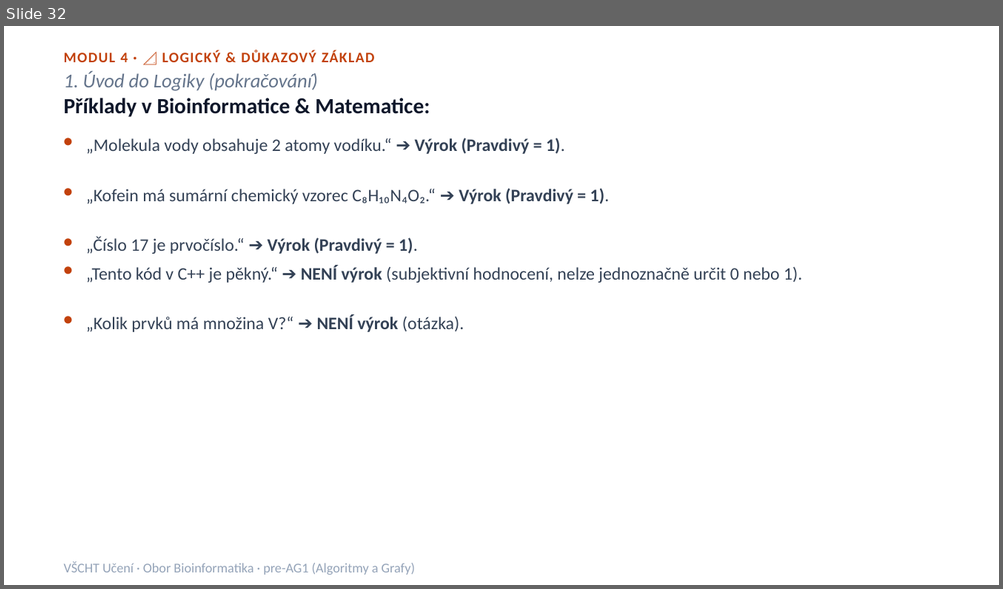
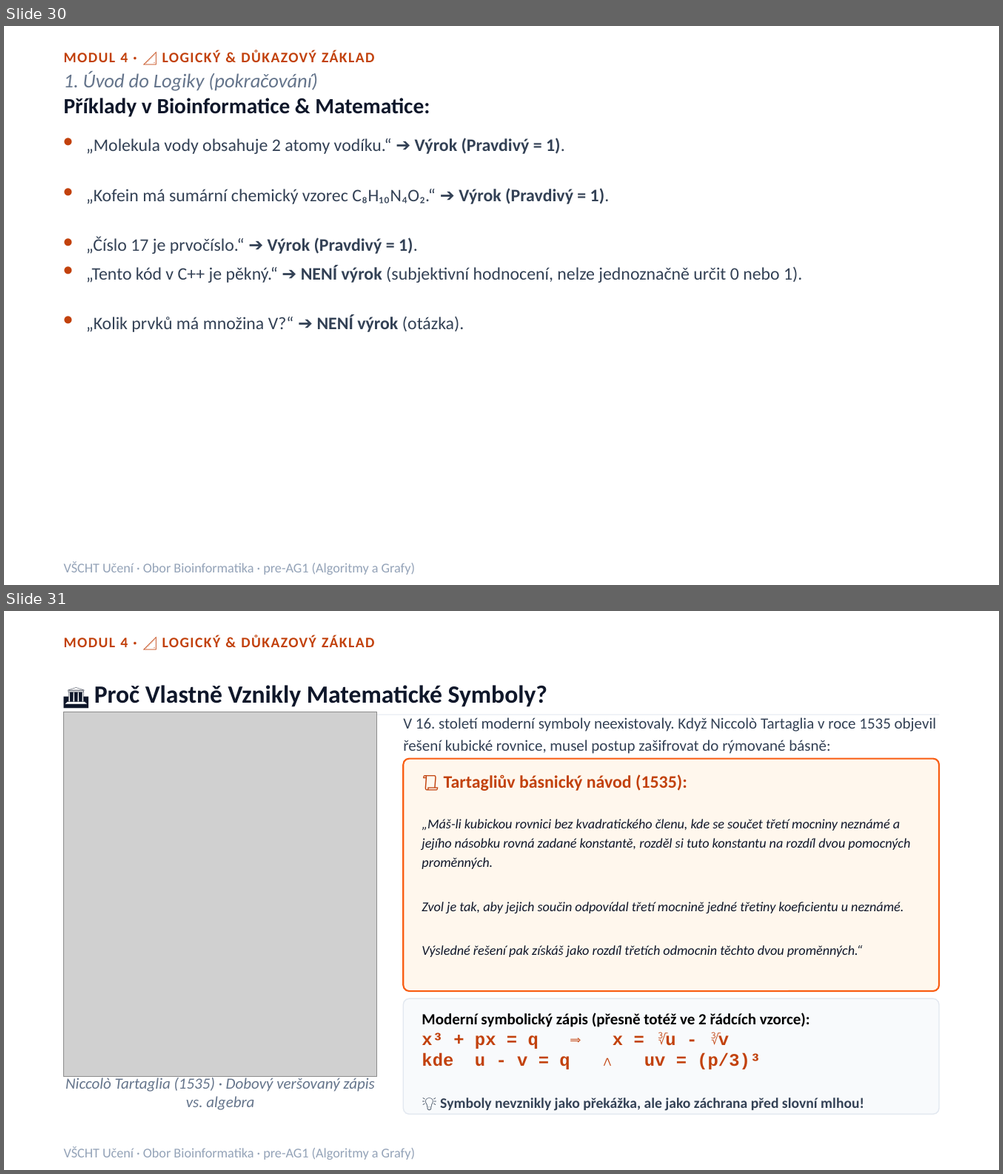
Before and after one commit to kolardavidcz/vscht-uceni-web, a slide deck: pre-ag1-kurz.pptx. Shown one above the other, each under a label of ours: slide 32 before the commit, slides 30 and 31 after it. The pictures are 1003x589 and 1003x1174 pixels, drawn with LibreOffice and Linux fonts; fonts in the diff are those of the drawing; grey boxes stand for pictures. Boxes give left, top, right and bottom in pixels: in the first picture for what was removed or moved away, otherwise in the second. Text is boxed around its words. In the diff, an @@ line names an element or a change of style, - is before the commit and + after.

Commit message:
feat(pre-ag1): add Tartaglia cubic equation poem and historical motivation before symbols overview, and sync Module 2 slides

```diff
--- a/pre-ag1-kurz.pptx
+++ b/pre-ag1-kurz.pptx
@@ slide 31 added at (4,611,999,1170), background #FFFFFF @@
@@ text added at (64,635,374,647), 14 pt, text #C2410C, bold @@
+MODUL 4 · 📐 LOGICKÝ & DŮKAZOVÝ ZÁKLAD
@@ text added at (94,685,547,707), 24 pt, text #0F172A, bold @@
+🏛️ Proč Vlastně Vznikly Matematické Symboly?
@@ line added from (64, 715) to (939, 715), #E2E8F0 0.75 pt @@
@@ picture added at (64,712,377,1077) @@
@@ text added at (403,718,936,754), 15 pt, text #334155 @@
+V 16. století moderní symboly neexistovaly. Když Niccolò Tartaglia v roce 1535 objevil řešení kubické rovnice, musel postup zašifrovat do rýmované básně:
@@ rounded rectangle added at (403,759,939,991), fill #FFF7ED, outline #F95D12 1.5 pt @@
@@ text added at (421,775,910,957), 13 pt, text #0F172A, italic @@
+📜 Tartagliův básnický návod (1535):
+„Máš-li kubickou rovnici bez kvadratického členu, kde se součet třetí mocniny neznámé a jejího násobku rovná zadané konstantě, rozděl si tuto konstantu na rozdíl dvou pomocných proměnných.
+Zvol je tak, aby jejich součin odpovídal třetí mocnině jedné třetiny koeficientu u neznámé.
+Výsledné řešení pak získáš jako rozdíl třetích odmocnin těchto dvou proměnných.“
@@ rounded rectangle added at (403,999,939,1115), fill #F8FAFC, outline #E2E8F0 1 pt @@
@@ text added at (421,1013,864,1111), 14 pt, text #334155, bold @@
+Moderní symbolický zápis (přesně totéž ve 2 řádcích vzorce):
+x³ + px = q ⟹ x = ∛u - ∛v
+kde u - v = q ∧ uv = (p/3)³
+💡 Symboly nevznikly jako překážka, ale jako záchrana před slovní mlhou!
@@ text added at (65,1076,374,1111), 15 pt, text #64748B, italic @@
+Niccolò Tartaglia (1535) · Dobový veršovaný zápis vs. algebra
@@ text added at (64,1147,415,1160), 13 pt, text #94A3B8 @@
+VŠCHT Učení · Obor Bioinformatika · pre-AG1 (Algoritmy a Grafy)
@@ what was slide 32 is now slide 30 @@
```
Also in this commit, not shown: 27 slides changed, 2 slides removed, 6 other files.
